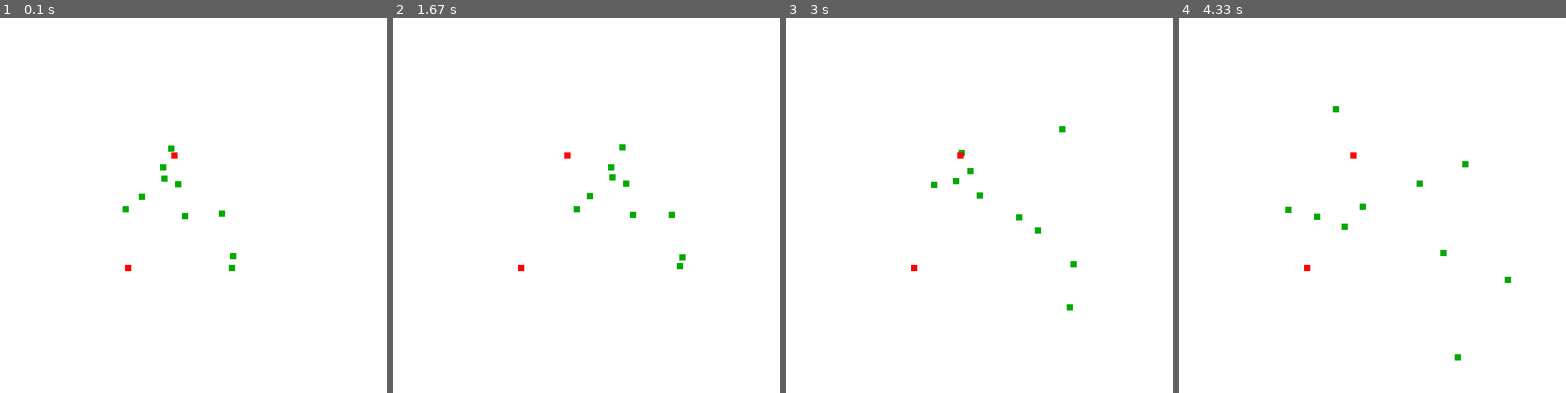
Above: before the commit, frames 1-4 (left to right).
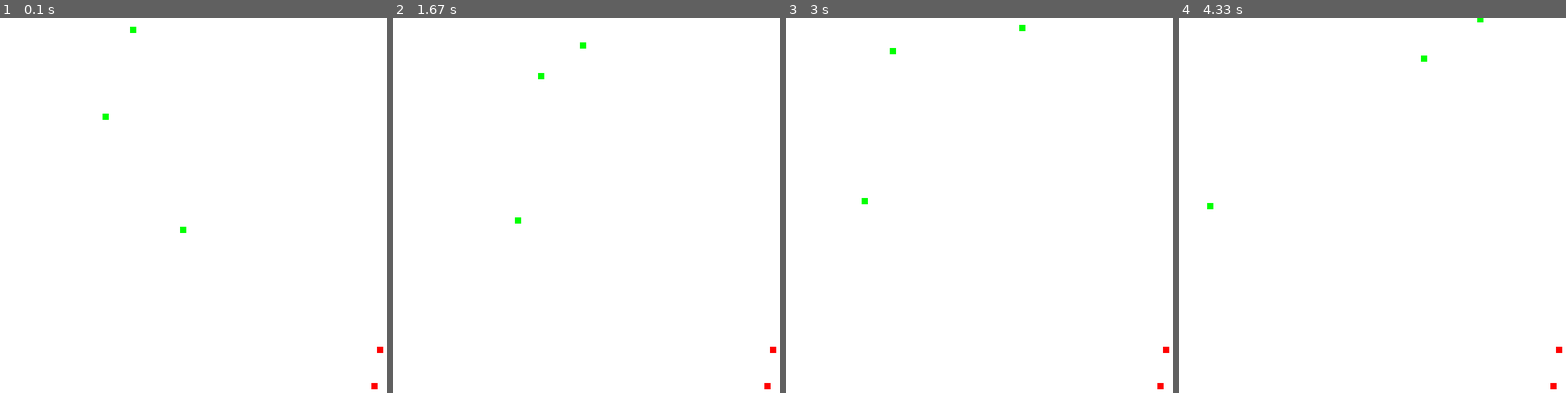
Above: after the commit, the same moments.

Repository: Florian-DELRIEU/IA-PreyPredators
Game: pygame game, started from main.py
The game is run twice, just before and just after one commit, with the same random seed, the same clock (stepped at 60 frames per second) and the same inputs.
Inputs:
- Up to frame 1 (0.1 s): no input
- Up to frame 2 (1.67 s): no input
- Up to frame 3 (3 s): no input
- Up to frame 4 (4.33 s): no input

The runs differ from the first frame. In frame 1, 0.5% of the frame differs, in the area x 26-100%, y 2-99%; in frame 2, 0.5%; in frame 3, 0.4%; in frame 4, 0.4%.

Commit message:
[0.3] - create pygame_init - add FPS - add keep_in_screen method

Diff:
--- a/classes.py
+++ b/classes.py
@@ -1,21 +1,19 @@
 import pygame
 import random
 import numpy as np
-
-GREEN = (0, 170, 0)
-RED = (255, 0, 0)
+from pygame_init import width,height,RED,GREEN,FPS
 
 class blob:
     def __init__(self,x=None,y=None,is_predator=False):
-        if x is None:   self.x = random.randint(300,500)
+        if x is None:   self.x = random.randint(0,width)
         else:           self.x = x
-        if y is None:   self.y = random.randint(200,400)
+        if y is None:   self.y = random.randint(0,height)
         else:           self.y = y
         self.is_predator = is_predator
         self.size = 10
         self.color = RED if is_predator else GREEN
-        self.speed = 1
-        self.direction = 0
+        self.speed = 1 * 60/FPS # Pour rester constant selon les FPS
+        self.direction = random.randint(0,360)
         self.iteration = 0
 
     def draw(self, window):
@@ -25,6 +23,7 @@
         if not self.is_predator:    method = "random"
         if self.is_predator:        method = "predator"
         self.iteration += 1
+        self.keep_in_screen()
         if method == "random":
             self.x += self.speed * np.cos(self.direction)
             self.y += self.speed * np.sin(self.direction)
@@ -33,3 +32,9 @@
                 self.iteration -= 100
         if method == "predator":
             pass
+
+    def keep_in_screen(self):
+        if self.x < 0: self.x = width
+        if self.y < 0: self.x = height
+        if self.x > width: self.x = 0
+        if self.y > height: self.y = 0
--- a/main.py
+++ b/main.py
@@ -1,22 +1,10 @@
 import pygame
+import time
+from pygame_init import window,WHITE,FPS
 from classes import blob
 
-# Initialisation de Pygame
-pygame.init()
-
-# Configuration de la fenêtre
-width, height = 800*1, 600*1
-window = pygame.display.set_mode((width, height))
-pygame.display.set_caption("Simulation Proie-Prédateur")
-
-# Couleurs
-WHITE = (255, 255, 255)
-BLACK = (0, 0, 0)
-GREEN = (0, 255, 0)
-RED = (255, 0, 0)
-
 # Blobs
-Preys = [blob(None,None,False) for _ in range (10)]
+Preys = [blob(None,None,False) for _ in range (3)]
 Predators = [blob(None,None,True) for _ in range (2)]
 
 # Boucle principale
@@ -25,12 +13,16 @@
     for event in pygame.event.get():
         if event.type == pygame.QUIT:
             running = False
-        # Dessiner la fenêtre
+    # Dessiner la fenêtre
     window.fill(WHITE)
+
     # move all blobs
+    time.sleep(1/FPS)
     for blob in Preys + Predators:
         blob.draw(window)
         blob.move()
+
+
     pygame.display.update()
 
 # Quitter Pygame
--- /dev/null
+++ b/pygame_init.py
@@ -0,0 +1,18 @@
+import pygame
+
+# Initialisation de Pygame
+pygame.init()
+
+# Configuration de la fenêtre
+width, height = 800*1, 600*1
+window = pygame.display.set_mode((width, height))
+pygame.display.set_caption("Simulation Proie-Prédateur")
+
+# Couleurs
+WHITE = (255, 255, 255)
+BLACK = (0, 0, 0)
+GREEN = (0, 255, 0)
+RED = (255, 0, 0)
+
+# Others
+FPS = 60
